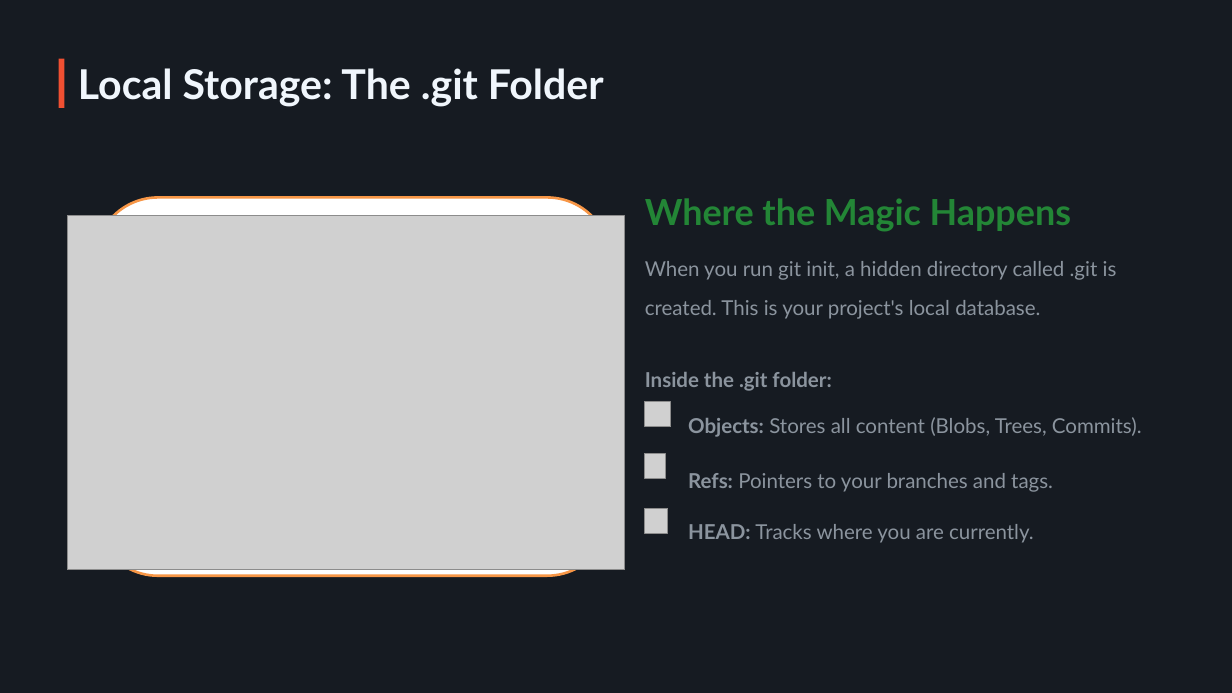
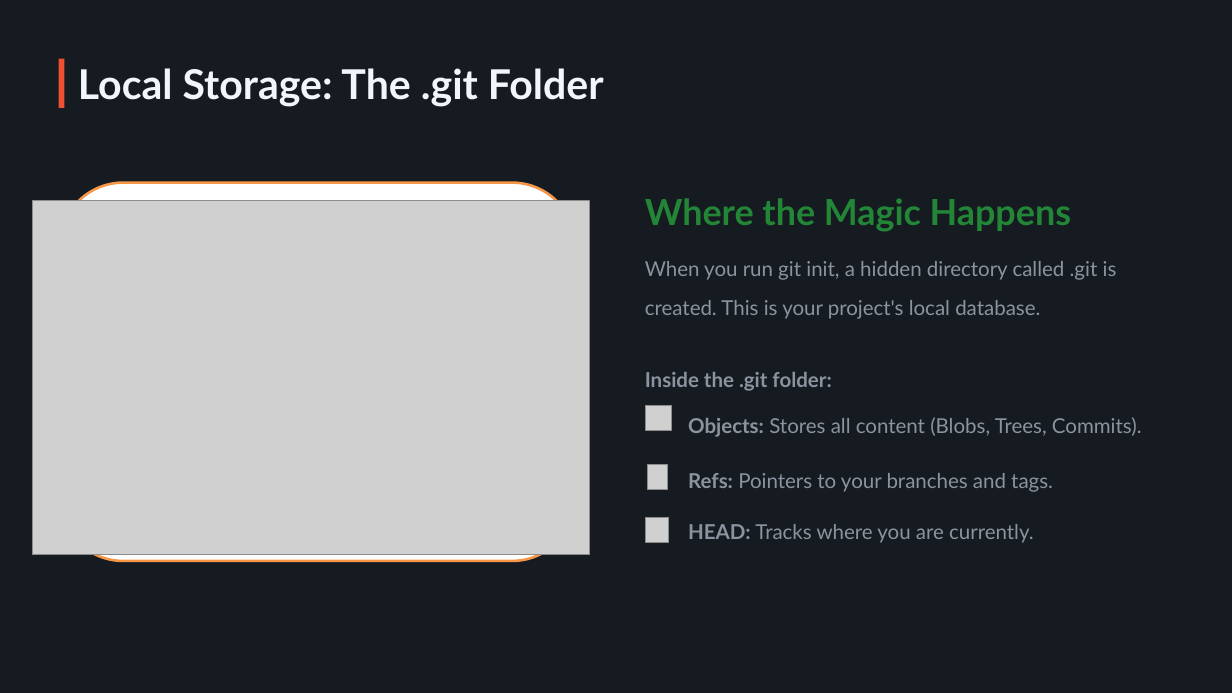
Before and after one commit to skully0709/internship---linkcode, a slide deck: slide 4 of github/my-project/Git & GitHub Mastery.pptx. Drawn at 1232x693 pixels with LibreOffice and Linux fonts; fonts in the diff are those of the drawing; grey boxes stand for pictures; background and template pictures are left out. Boxes give left, top, right and bottom in pixels: in the first picture for what was removed or moved away, otherwise in the second. Text is boxed around its words. In the diff, an @@ line names an element or a change of style, - is before the commit and + after.

```diff
--- a/github/my-project/Git & GitHub Mastery.pptx
+++ b/github/my-project/Git & GitHub Mastery.pptx
@@ picture: place and size @@
-picture at [67, 216, 625, 570]
+picture at [32, 201, 590, 555]
@@ rounded rectangle: place and size @@
-rounded rectangle at [95, 198, 611, 576]
+rounded rectangle at [60, 183, 576, 561]
@@ picture: place and size @@
-picture at [645, 402, 671, 427]
+picture at [646, 406, 672, 431]
@@ picture: place and size @@
-picture at [645, 454, 665, 479]
+picture at [647, 465, 667, 490]
@@ picture: place and size @@
-picture at [645, 508, 668, 533]
+picture at [646, 518, 669, 543]
```
Also in this commit, not shown: 2 other slides changed, 1 slide added, 5 other files.
